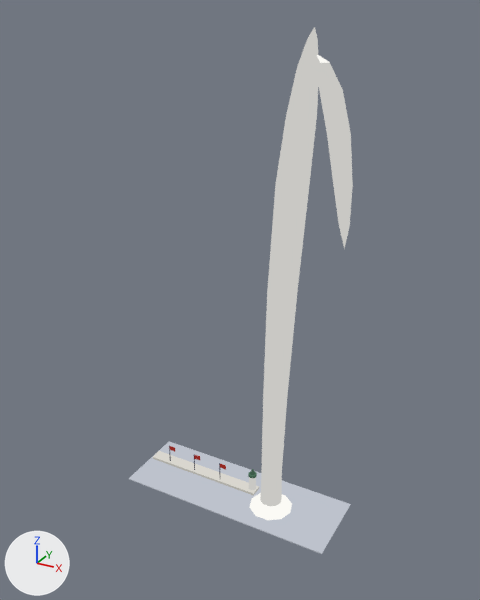
The glTF model plugins/postcard/skills/postcard/kit/art/3d/geneva.glb as it was, and as the next commit left it.
Camera for both pictures: a 50 mm lens placed at (85.4, -153.0, 145.5), pointed at (1.3, -0.1, 69.1). Lighting does not change. The marker at lower left points along +X, +Y and +Z. The first picture is the older version. Vertices at exactly the same position are counted once.

In view in the first picture: 'model'.
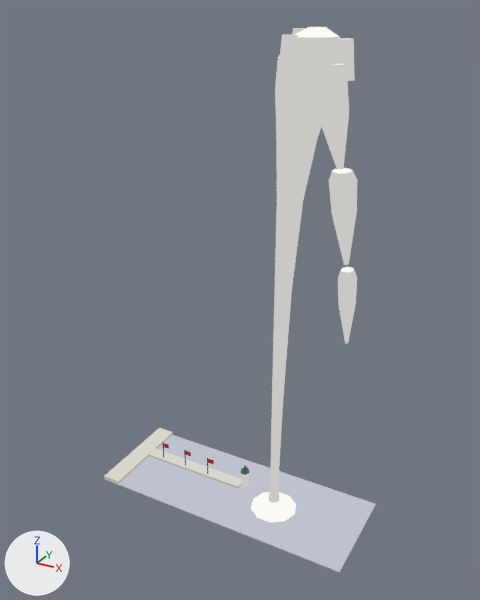
Changed parts and their boxes (x1, y1, x2, y2) in the pictures (480 x 600 px; the box of a moved part takes in the faces that stretch with it):
'model', reshaped (21% wider)
    before: (129, 27, 353, 554)
    after: (104, 27, 376, 573)
part 1 of me_mesh_0, moved or reshaped
    before: (129, 441, 351, 554)
    after: (105, 435, 376, 573)
part 2 of me_mesh_0, moved or reshaped
    before: (153, 451, 259, 496)
    after: (149, 448, 242, 489)
part 3 of me_mesh_0, moved or reshaped
    before: (249, 477, 256, 490)
    after: (241, 474, 249, 486)
part 4 of me_mesh_0, moved or reshaped
    before: (248, 471, 257, 478)
    after: (241, 468, 249, 475)
part 5 of me_mesh_0, moved or reshaped
    before: (250, 469, 255, 475)
    after: (242, 465, 248, 472)
part 6 of me_mesh_0, moved or reshaped
    before: (170, 446, 175, 452)
    after: (163, 443, 169, 449)
part 7 of me_mesh_0, moved or reshaped
    before: (194, 455, 200, 460)
    after: (185, 450, 191, 456)
part 8 of me_mesh_0, moved or reshaped
    before: (220, 464, 226, 470)
    after: (208, 459, 214, 464)
part 9 of me_mesh_0, rebuilt (27% wider)
    before: (260, 27, 318, 506)
    after: (268, 27, 342, 503)
part 10 of me_mesh_0, rebuilt
    before: (314, 55, 353, 249)
    after: (317, 59, 349, 169)
part 11 of me_mesh_0, rebuilt (7% wider, 14% taller)
    before: (250, 493, 292, 520)
    after: (251, 492, 296, 523)
part 12 of me_mesh_0, added
    after: (329, 168, 357, 265)
part 13 of me_mesh_0, added
    after: (338, 267, 357, 344)
part 14 of me_mesh_0, added
    after: (339, 38, 355, 81)
part 15 of me_mesh_0, added
    after: (278, 35, 298, 78)
part 16 of me_mesh_0, added
    after: (326, 64, 346, 102)
part 17 of me_mesh_0, added
    after: (292, 28, 305, 35)
part 18 of me_mesh_0, added
    after: (104, 428, 173, 484)

What the commit changed:
me_mesh_0 is used by ob_model.
me_mesh_0 had 310 vertices, 564 faces, 52 loose edges and spanned x -35.0..35.0, y -12.0..12.0, z 0.0..141.5.
me_mesh_0 now has 416 vertices, 748 faces, 124 loose edges and spans x -42.0..42.0, y -16.0..16.0, z 0.0..141.5.
me_mesh_0 part 1: the loose piece of 12 vertices spanning x -35.0..35.0, y -12.0..12.0, z 0.0..0.5 is scaled about its middle by (1.2, 1.34, 1).
me_mesh_0 part 2: the loose piece of 12 vertices spanning x -34.0..6.0, y 0.5..4.5, z 0.5..1.6 is scaled about its middle by (0.9, 1, 1), then moved by (-4.0, 0.5, 0.0).
me_mesh_0 part 3: the loose piece of 16 vertices spanning x 3.2..5.8, y 1.2..3.8, z 1.6..6.5 is moved by (-3.0, 0.5, 0.0).
me_mesh_0 part 4: the loose piece of 16 vertices spanning x 3.1..5.9, y 1.1..3.9, z 6.5..7.3 is moved by (-3.0, 0.5, 0.0).
me_mesh_0 part 5: the loose piece of 16 vertices spanning x 3.6..5.4, y 1.6..3.4, z 7.3..9.0 is moved by (-3.0, 0.5, 0.0).
me_mesh_0 part 6: the loose piece of 8 vertices spanning x -26.9..-24.7, y 1.1..1.3, z 6.4..7.9 is moved by (-3.0, 0.4, 0.0).
me_mesh_0 part 7: the loose piece of 8 vertices spanning x -16.9..-14.7, y 1.1..1.3, z 6.4..7.9 is moved by (-4.0, 0.4, 0.0).
me_mesh_0 part 8: the loose piece of 8 vertices spanning x -6.9..-4.7, y 1.1..1.3, z 6.4..7.9 is moved by (-5.0, 0.4, 0.0).
me_mesh_0 part 9: the loose piece of 100 vertices spanning x 7.6..22.6, y -6.1..4.1, z 0.5..141.5 is rebuilt with 100 vertices and now spans x 12.0..28.2, y -9.0..7.0, z 0.5..141.5.
me_mesh_0 part 10: the loose piece of 70 vertices spanning x 21.2..32.8, y -3.8..1.8, z 90.0..136.0 is rebuilt with 36 vertices and now spans x 20.7..30.6, y -6.3..4.3, z 110.0..137.0.
me_mesh_0 part 11: the loose piece of 20 vertices spanning x 6.0..20.0, y -7.7..5.7, z 0.4..3.0 is rebuilt with 20 vertices and now spans x 6.5..21.5, y -8.1..6.1, z 0.4..3.4.
me_mesh_0 part 12: a new loose piece of 36 vertices spanning x 27.2..34.2, y -5.3..3.3, z 86.0..109.5.
me_mesh_0 part 13: a new loose piece of 36 vertices spanning x 30.9..35.8, y -4.2..2.2, z 64.0..84.5.
me_mesh_0 part 14: a new loose piece of 14 vertices spanning x 24.6..30.4, y -0.3..5.6, z 130.0..139.0.
me_mesh_0 part 15: a new loose piece of 14 vertices spanning x 15.4..20.4, y -10.2..-5.1, z 131.0..140.0.
me_mesh_0 part 16: a new loose piece of 14 vertices spanning x 26.3..30.9, y -6.8..-2.2, z 126.0..134.0.
me_mesh_0 part 17: a new loose piece of 14 vertices spanning x 13.0..17.6, y 1.3..6.0, z 133.0..141.0.
me_mesh_0 part 18: 12 vertices added at x -42.0..-36.0, y -16.0..16.0, z 0.5..1.8.
Other edits to the shape of me_mesh_0 do not show in these pictures.
